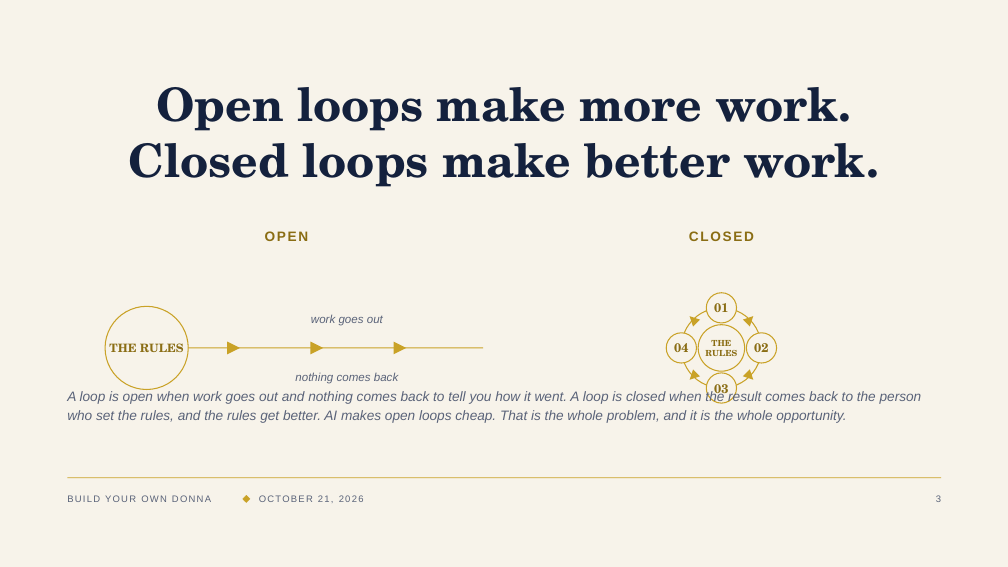
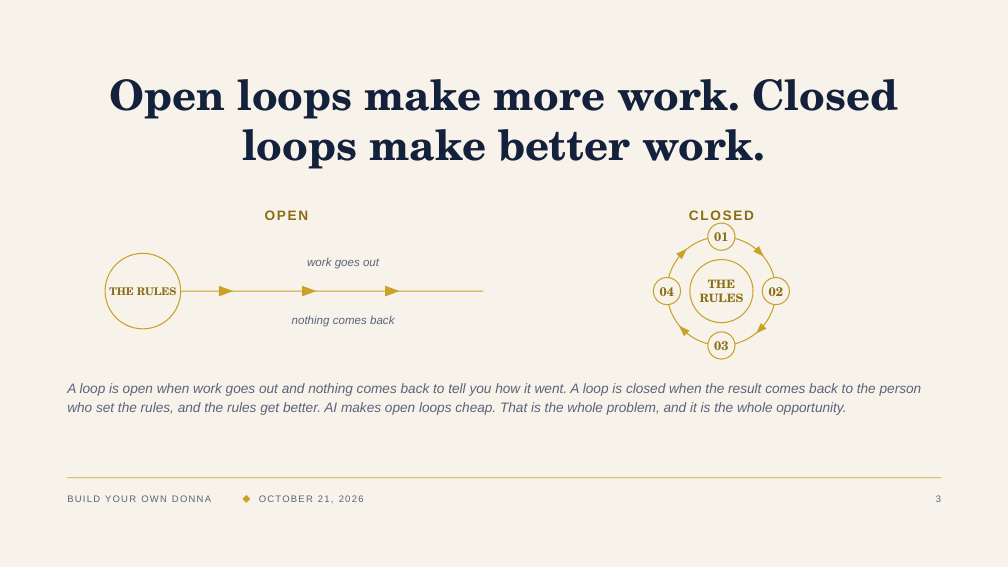
Before and after one commit to denisekgosnell/Donna, a slide deck: slide 4 of decks/build-your-own-donna-v3.pptx. Drawn at 1008x567 pixels with LibreOffice and Linux fonts; fonts in the diff are those of the drawing. Boxes give left, top, right and bottom in pixels: in the first picture for what was removed or moved away, otherwise in the second. Text is boxed around its words. In the diff, an @@ line names an element or a change of style, - is before the commit and + after.

```diff
--- a/decks/build-your-own-donna-v3.pptx
+++ b/decks/build-your-own-donna-v3.pptx
@@ text "Open loops make more work. ...": place and size @@
-text "Open loops make more work. ..." at [128,87,879,187]
+text "Open loops make more work. ..." at [110,79,898,169]
@@ text "Open loops make more work. ..." at [110,79,898,169]: size 44 to 40 pt @@
@@ text "OPEN": place and size @@
-text "OPEN" at [265,231,309,241]
+text "OPEN" at [265,210,309,220]
@@ text "CLOSED": place and size @@
-text "CLOSED" at [689,231,754,241]
+text "CLOSED" at [689,210,754,223]
@@ ellipse: place and size @@
-ellipse at [681,308,761,388]
+ellipse at [667,237,776,346]
@@ text "01": place and size @@
-text "01" at [714,303,728,312]
+text "01" at [714,232,728,241]
@@ ellipse: place and size @@
-ellipse at [706,293,737,323]
+ellipse at [708,223,735,250]
@@ text "THE RULES": place and size @@
-text "THE RULES" at [109,343,184,352]
+text "THE RULES" at [109,287,177,295]
@@ text "THE RULES" at [109,287,177,295]: size 11 to 10 pt @@
@@ ellipse: place and size @@
-ellipse at [105,306,188,389]
+ellipse at [105,253,181,329]
@@ text "work goes out": place and size @@
-text "work goes out" at [311,314,383,326]
+text "work goes out" at [307,258,379,269]
@@ triangle at [676,246,689,259]: rotation 315 to 45 degrees @@
@@ ellipse: place and size @@
-ellipse at [699,325,745,371]
+ellipse at [690,259,754,323]
@@ triangle at [754,246,766,259]: rotation 45 to 135 degrees @@
@@ line moved from (188, 348) - (483, 348) to (181, 291) - (483, 291) @@
@@ 3 triangles: place and size @@
-3 triangles at [227,342,407,355]
+3 triangles at [219,286,400,297]
@@ text "04": place and size @@
-text "04" at [674,343,688,352]
+text "04" at [660,287,674,296]
@@ ellipse: place and size @@
-ellipse at [666,333,696,363]
+ellipse at [653,278,681,305]
@@ text "THE": place and size @@
-text "THE" at [705,340,737,356]
+text "THE" at [700,279,744,302]
@@ text "THE" at [700,279,744,302]: size 8 to 11 pt @@
@@ text "02": place and size @@
-text "02" at [754,343,768,352]
+text "02" at [769,287,783,296]
@@ ellipse: place and size @@
-ellipse at [746,333,777,363]
+ellipse at [762,278,789,305]
@@ text "nothing comes back": place and size @@
-text "nothing comes back" at [295,372,398,384]
+text "nothing comes back" at [292,315,394,327]
@@ triangle at [676,323,689,336]: rotation 225 to 315 degrees @@
@@ triangle at [754,323,766,336]: rotation 135 to 225 degrees @@
@@ text "03" rewrapped from [714,384,728,397] to [714,341,728,350] @@
@@ ellipse: place and size @@
-ellipse at [706,373,737,403]
+ellipse at [708,332,735,359]
@@ text "A loop is open when ...": place and size @@
-text "A loop is open when ..." at [67,390,922,423]
+text "A loop is open when ..." at [67,383,922,415]
```
Also in this commit, not shown: 18 other slides changed, 11 other files.
